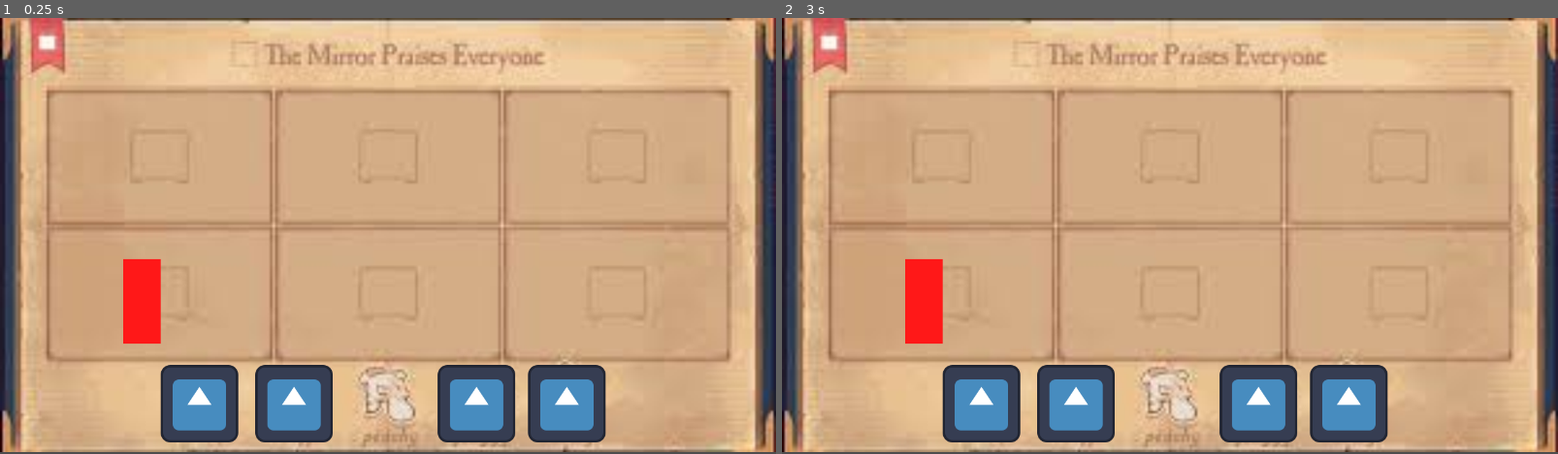
Above: before the commit, frames 1-2 (left to right).
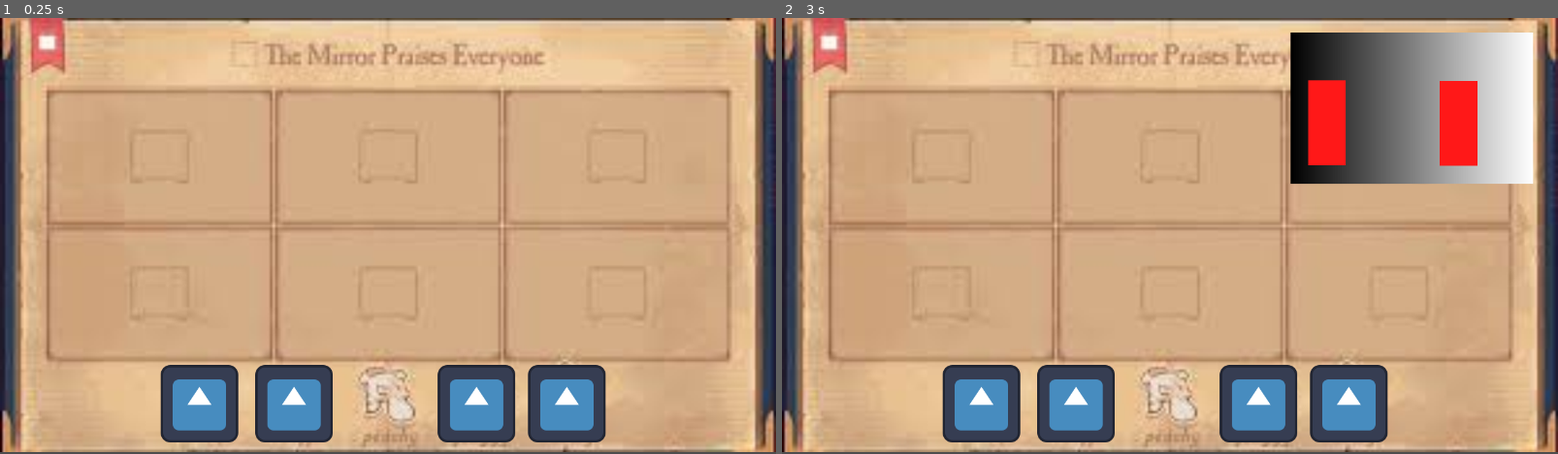
Above: after the commit, the same moments.

Repository: CoolTL/DDD_edutainment
Game: Godot game, scene res://draggable.tscn
The game is run twice, just before and just after one commit, with the same random seed, the same clock (stepped at 60 frames per second) and the same inputs. The project has no main scene, so this scene is started directly. The engine's default icon, where the game draws it, is replaced by a stand-in: a white triangle on a blue panel in a dark square.
Inputs (mouse positions are in pixels of both pictures, inside the frame that each line leads up to):
- Up to frame 1 (0.25 s): no input
- Up to frame 2 (3 s): click (983, 401) at 0.52 s; click (983, 401) at 1.27 s; click (983, 401) at 2.02 s; tap Enter at 2.75 s; move the mouse to (1340, 214) at 2.77 s

The runs differ from the first frame. In frame 1, 0.9% of the frame differs, in the area x 15-21%, y 55-75%; in frame 2, 12%, in the area x 15-97%, y 3-75%.

Commit message:
changed the frame sizes

Diff:
--- a/Godot/draggable.gd
+++ b/Godot/draggable.gd
@@ -6,6 +6,8 @@
 @export var back_index = 0
 @export var char_index = 0
 
+func _ready():
+	print(name, " layer=", $Area2D.collision_layer, " mask=", $Area2D.collision_mask)
 
 
 # Called every frame. 'delta' is the elapsed time since the previous frame.
--- a/Godot/draggable.tscn
+++ b/Godot/draggable.tscn
@@ -1,9 +1,8 @@
-[gd_scene load_steps=5 format=3 uid="uid://desploocsv0ov"]
+[gd_scene load_steps=4 format=3 uid="uid://desploocsv0ov"]
 
 [ext_resource type="Texture2D" uid="uid://ddrbpy0qn8gbo" path="res://temp_background.jpg" id="1_u6fe1"]
 [ext_resource type="PackedScene" uid="uid://bls5gqavwlnd8" path="res://scene_item.tscn" id="2_u6fe1"]
 [ext_resource type="PackedScene" uid="uid://nvlm51erhndn" path="res://frame.tscn" id="4_dtr5r"]
-[ext_resource type="PackedScene" uid="uid://b0rxsp116faye" path="res://scenes/char_spot.tscn" id="4_iufs2"]
 
 [node name="Node" type="Node"]
 
@@ -15,13 +14,10 @@
 texture = ExtResource("1_u6fe1")
 
 [node name="Frame" parent="." instance=ExtResource("4_dtr5r")]
-position = Vector2(92, 129)
+position = Vector2(20, 24)
 
 [node name="Frame2" parent="." instance=ExtResource("4_dtr5r")]
-position = Vector2(464, 127)
-
-[node name="char_spot" parent="." instance=ExtResource("4_iufs2")]
-position = Vector2(234, 468)
+position = Vector2(433, 22)
 
 [node name="SceneItem" parent="." instance=ExtResource("2_u6fe1")]
 position = Vector2(329, 637)
@@ -45,5 +41,8 @@
 collision_layer = 2
 collision_mask = 2
 
+[node name="Frame3" parent="." instance=ExtResource("4_dtr5r")]
+position = Vector2(840, 26)
+
 [editable path="SceneItem3"]
 [editable path="SceneItem4"]
--- a/Godot/frame.tscn
+++ b/Godot/frame.tscn
@@ -4,16 +4,20 @@
 [ext_resource type="PackedScene" uid="uid://c3wb2sius81q2" path="res://scenes/backgrounds/texture_template.tscn" id="2_bs1d3"]
 
 [sub_resource type="RectangleShape2D" id="RectangleShape2D_law6f"]
-size = Vector2(365, 217)
+size = Vector2(399.5, 249.5)
 
 [node name="Frame" type="Area2D"]
 script = ExtResource("1_m7nv7")
 
 [node name="CollisionShape2D" type="CollisionShape2D" parent="."]
-position = Vector2(172.5, 98.5)
+position = Vector2(199.25, 124.25)
 shape = SubResource("RectangleShape2D_law6f")
 
 [node name="TextureRect" parent="." instance=ExtResource("2_bs1d3")]
 visible = false
+offset_left = -1.0
+offset_top = -2.0
+offset_right = 399.0
+offset_bottom = 248.0
 
 [connection signal="area_exited" from="." to="." method="_on_area_exited"]
--- a/Godot/scenes/char_spot.tscn
+++ b/Godot/scenes/char_spot.tscn
@@ -41,3 +41,5 @@
 offset_bottom = 70.0
 grow_horizontal = 2
 grow_vertical = 2
+
+[connection signal="area_exited" from="." to="." method="_on_area_exited"]
